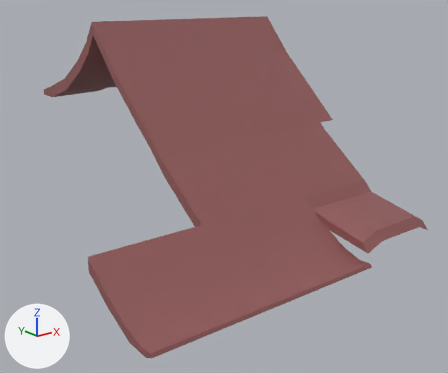
One commit to the FBX model Assets/Custom 3D assets/Tavern02/MainRoof02.fbx: the scene before it, then after it.
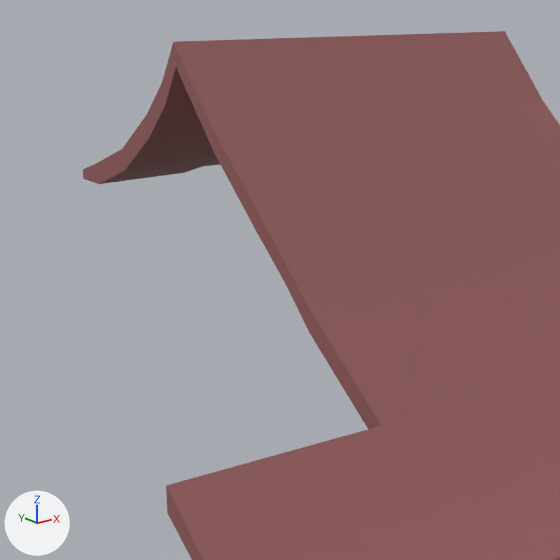
Each version is shown whole from a 50 mm camera at (-0.752, -0.619, 0.4) aimed at (-0.245, 0.015, 0.146), then close up on the part from 0% to 66% of the width and 0% to 79% of the height. Every picture has the same lights, and +X, +Y and +Z are marked at lower left. Where no turn or scale is listed for an object, it has been applied to the vertices.

Objects in the first close-up: 'MainRoof'.
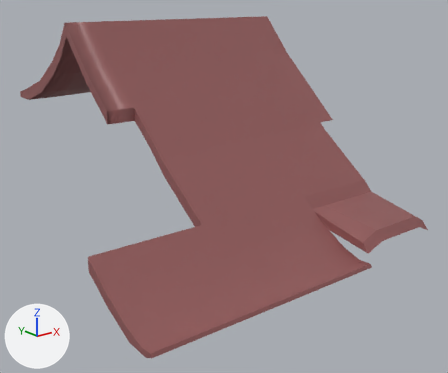
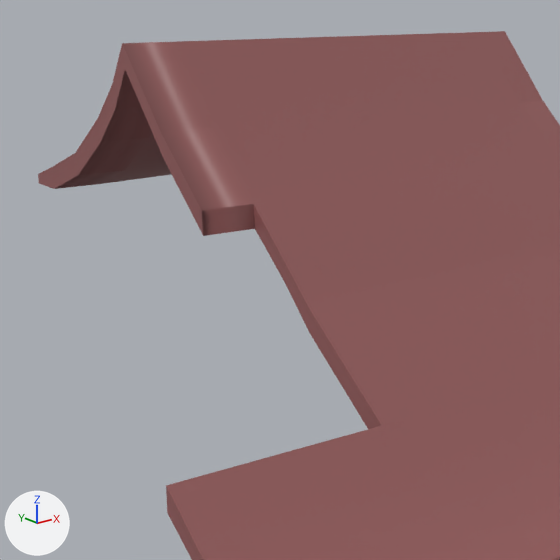
Edits to the bpy script that builds the scene:
```text
Change me_mesh:
    used by ob_mainroof; location = (-0.2199, 0.0148, 0.2409)
    remove me_mesh.from_pydata(...)  # 256 vertices, 254 faces; spans x -0.283..0.167, y -0.221..0.339, z -0.154..0.122
    add me_mesh.from_pydata(...)  # 272 vertices, 270 faces; spans x -0.283..0.167, y -0.221..0.339, z -0.154..0.122
    me_mesh part 1
    7 faces are deleted
    16 new vertices lie (-0.038, 0.0, 0.0) away from vertices in x -0.143, y 0.03..0.306, z 0.005..0.122
    23 new faces join them
```

Pixel boxes [x1, y1, x2, y2] of what changed, in the close-ups (560 x 560 px):
'MainRoof', reshaped: before [83, 31, 560, 560]; after [38, 31, 560, 560]
part 1 of me_mesh, built on: before [83, 42, 255, 228]; after [38, 42, 255, 236]
